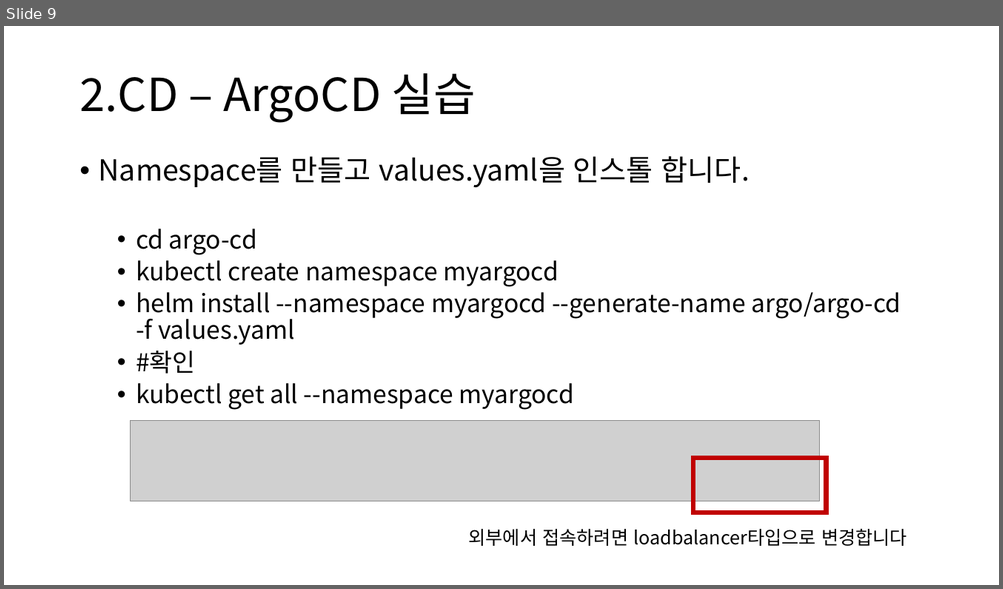
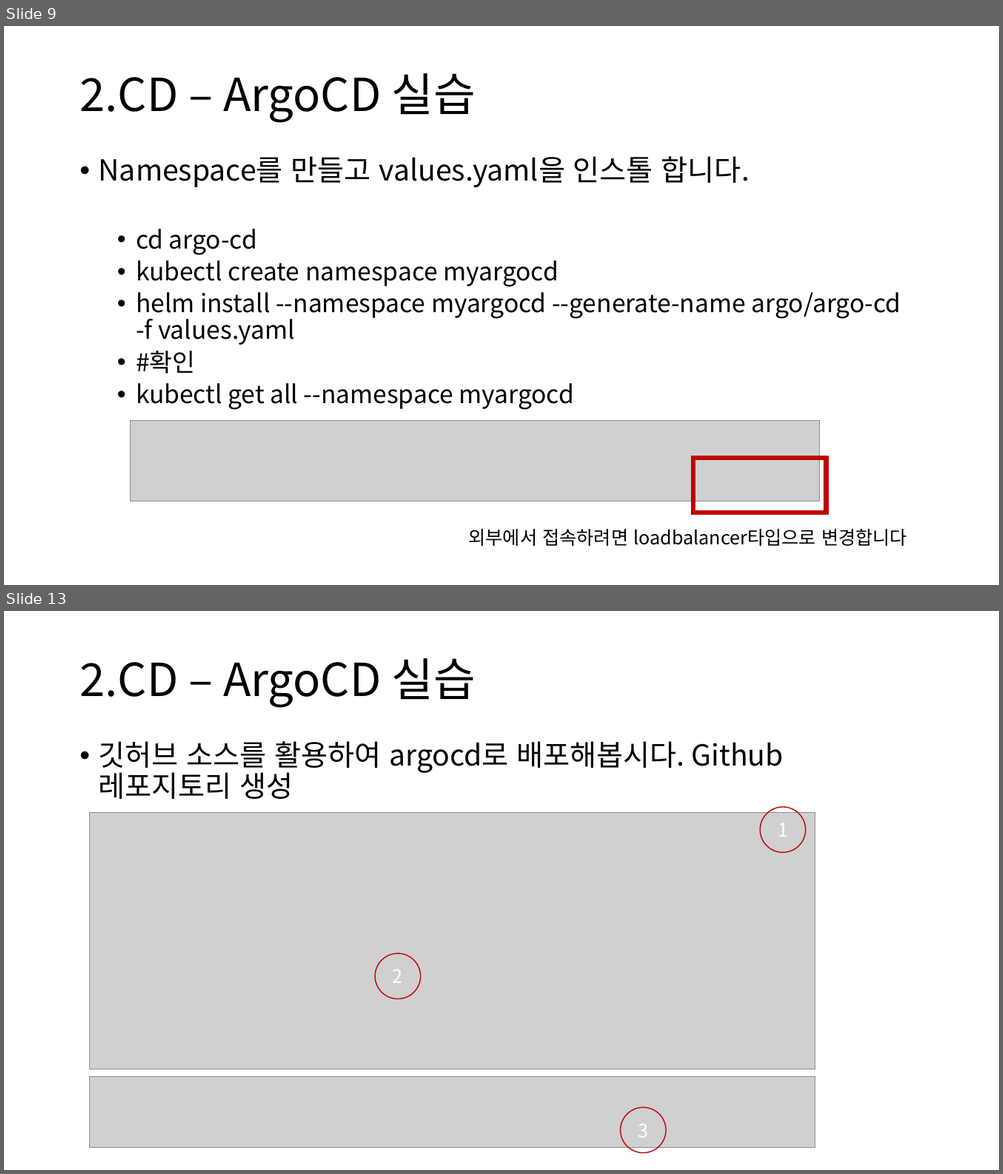
Before and after one commit to truthsj/ds4th_study, a slide deck: source/도커심화_한권으로_배우는_도커_&_쿠버네티스/ch11_깃허브 액션과 ArgoCD를 활용한 CICD.pptx. Shown one above the other, each under a label of ours: slide 9 before the commit, slides 9 and 13 after it; the slides between them are not shown. The pictures are 1003x589 and 1003x1174 pixels, drawn with LibreOffice and Linux fonts; fonts in the diff are those of the drawing; grey boxes stand for pictures. Boxes give left, top, right and bottom in pixels: in the first picture for what was removed or moved away, otherwise in the second. Text is boxed around its words. In the diff, an @@ line names an element or a change of style, - is before the commit and + after.

```diff
--- a/source/도커심화_한권으로_배우는_도커_&_쿠버네티스/ch11_깃허브 액션과 ArgoCD를 활용한 CICD.pptx
+++ b/source/도커심화_한권으로_배우는_도커_&_쿠버네티스/ch11_깃허브 액션과 ArgoCD를 활용한 CICD.pptx
@@ slide 13 added at [4, 611, 999, 1170], background #FFFFFF @@
@@ title added at [79, 658, 475, 708], 44 pt, text #000000 @@
+2.CD – ArgoCD 실습
@@ text added at [99, 741, 783, 799], 28 pt, text #000000 @@
+• 깃허브 소스를 활용하여 argocd로 배포해봅시다. Github 레포지토리 생성
@@ ellipse added at [760, 807, 805, 853], outline #C00000 1 pt, 18 pt, text #FFFFFF @@
+1
@@ picture added at [90, 812, 816, 1069] @@
@@ ellipse added at [375, 954, 421, 999], outline #C00000 1 pt, 18 pt, text #FFFFFF @@
+2
@@ picture added at [90, 1077, 816, 1148] @@
@@ ellipse added at [620, 1108, 666, 1153], outline #C00000 1 pt, 18 pt, text #FFFFFF @@
+3
```
Also in this commit, not shown: 1 slide changed, 11 other slides added.
